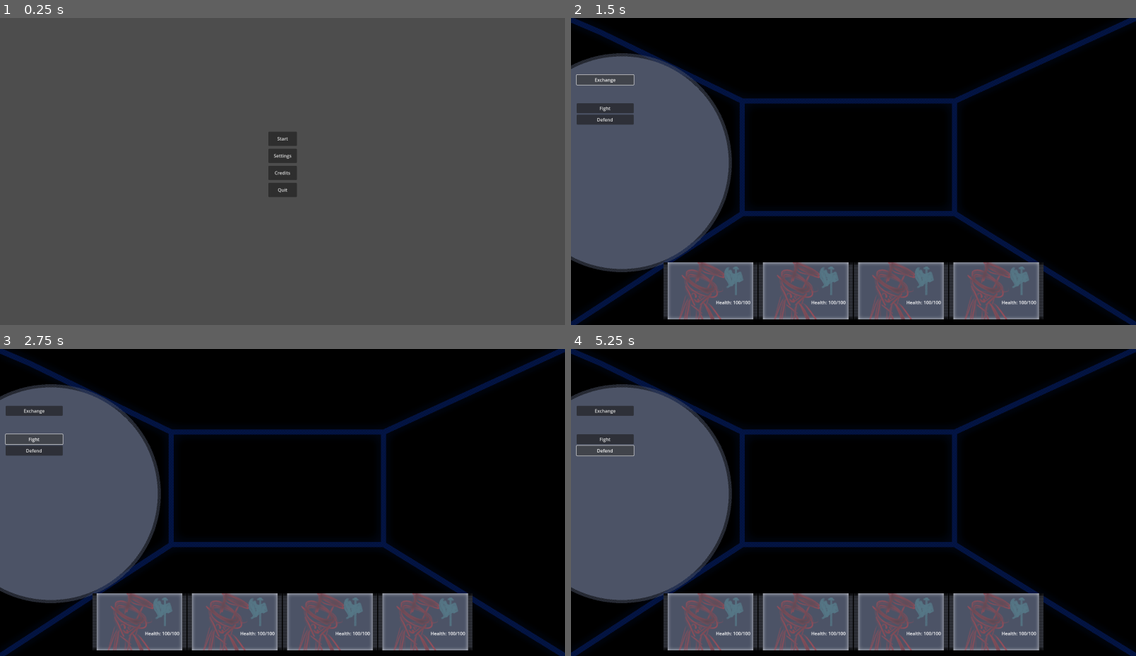
Above: before the commit, frames 1-4 (two rows, left to right).
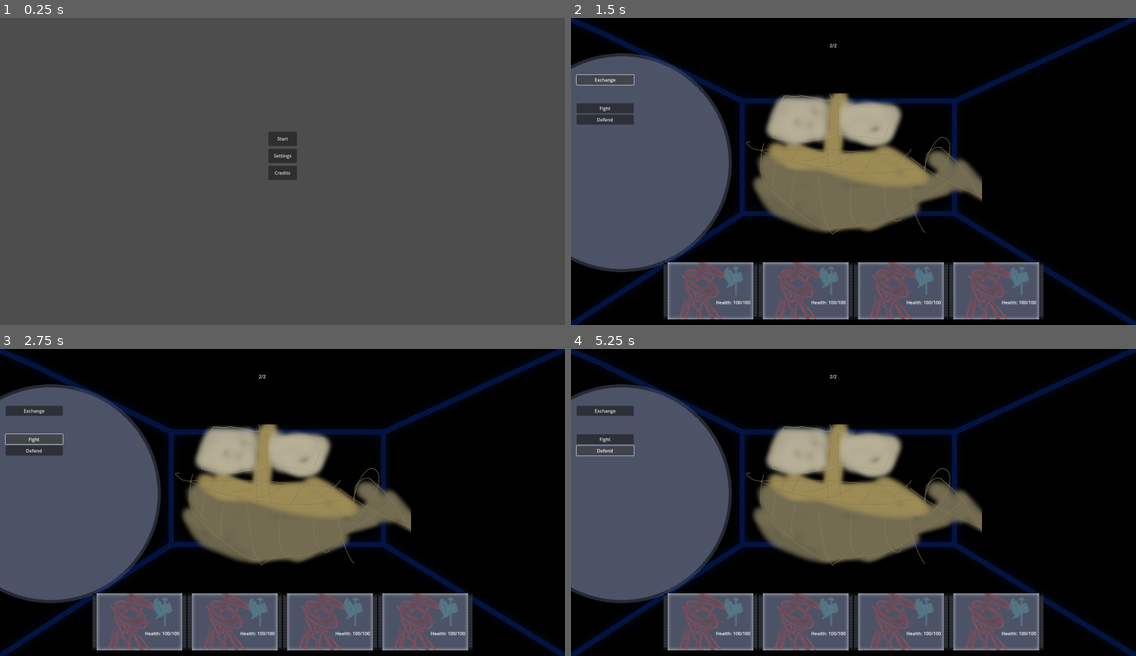
Above: after the commit, the same moments.

Repository: Enzo35/boss-rush-jam-2024.1
Game: Godot game, scene res://main.tscn
The game is run twice, just before and just after one commit, with the same random seed, the same clock (stepped at 60 frames per second) and the same inputs.
Inputs:
- Up to frame 1 (0.25 s): no input
- Up to frame 2 (1.5 s): click "Start" at 0.5 s; click "Exchange" at 1.25 s
- Up to frame 3 (2.75 s): click "Fight" at 2 s
- Up to frame 4 (5.25 s): click "Defend" at 2.75 s; click "Exchange" at 3.5 s; click "Fight" at 4.25 s; click "Defend" at 5 s

The runs differ from the first frame. In frame 1, 0.2% of the frame differs, in the area x 47-53%, y 53-59%; in frame 2, 12%, in the area x 31-73%, y 8-71%; in frame 3, 12%; in frame 4, 12%.

Commit message:
aaaaaaaaaaaaaaaaaaaaaaa

Diff:
--- a/main.gd
+++ b/main.gd
@@ -1,4 +1,8 @@
 extends Control
+
+func _ready():
+	if OS.get_name() != "Windows":
+		$MainMenu/QuitButton.visible = false
 
 
 func _input(event):
--- /dev/null
+++ b/scenes/characters/deepSeaEnemies/pirateShip.tscn
@@ -0,0 +1,28 @@
+[gd_scene load_steps=4 format=3 uid="uid://5i833s4tw7mu"]
+
+[ext_resource type="Script" path="res://scripts/characters/deepSeaEnemies/pirateShip.gd" id="1_f1osk"]
+[ext_resource type="Texture2D" uid="uid://bvg323inh32rw" path="res://assets/characters/deepSeaBosses/boss_pirateShip.png" id="1_vk3gw"]
+[ext_resource type="Script" path="res://scripts/characters/charComponents.gd" id="2_spve8"]
+
+[node name="PirateShip" type="TextureRect"]
+anchors_preset = 8
+anchor_left = 0.5
+anchor_top = 0.5
+anchor_right = 0.5
+anchor_bottom = 0.5
+offset_left = -450.0
+offset_top = -275.0
+offset_right = 450.0
+offset_bottom = 275.0
+grow_horizontal = 2
+grow_vertical = 2
+texture = ExtResource("1_vk3gw")
+script = ExtResource("1_f1osk")
+
+[node name="charComponents" type="Node" parent="."]
+script = ExtResource("2_spve8")
+max_health = 2
+curr_health = 2.0
+attackPower = 30.0
+
+[connection signal="died" from="charComponents" to="." method="_on_char_components_died"]
--- a/scenes/characters/user_char.tscn
+++ b/scenes/characters/user_char.tscn
@@ -1,6 +1,6 @@
 [gd_scene load_steps=2 format=3 uid="uid://dc0r1xrweuvt1"]
 
-[ext_resource type="Script" path="res://scripts/characters/user_char.gd" id="1_c522n"]
+[ext_resource type="Script" path="res://scripts/characters/charComponents.gd" id="1_c522n"]
 
 [node name="UserChar" type="Control"]
 layout_mode = 3
--- a/scenes/hud/battle_commands.tscn
+++ /dev/null
@@ -1,48 +0,0 @@
-[gd_scene load_steps=3 format=3 uid="uid://bab47ewli47iq"]
-
-[ext_resource type="Script" path="res://scripts/characters/BattleCommands.gd" id="1_523jd"]
-[ext_resource type="Texture2D" uid="uid://btyn2pcr5eeou" path="res://assets/hud/BG_battleCommands.png" id="2_wvnab"]
-
-[node name="BattleCommands" type="CanvasLayer"]
-script = ExtResource("1_523jd")
-
-[node name="Holder" type="Control" parent="."]
-layout_mode = 3
-anchors_preset = 9
-anchor_bottom = 1.0
-grow_vertical = 2
-
-[node name="TextureRect" type="TextureRect" parent="Holder"]
-layout_mode = 1
-anchors_preset = 4
-anchor_top = 0.5
-anchor_bottom = 0.5
-offset_top = -540.0
-offset_right = 1980.0
-offset_bottom = 540.0
-grow_vertical = 2
-texture = ExtResource("2_wvnab")
-
-[node name="ExchangeButton" type="Button" parent="Holder"]
-layout_mode = 0
-offset_left = 20.0
-offset_top = 200.0
-offset_right = 220.0
-offset_bottom = 235.0
-text = "Exchange"
-
-[node name="FightButton" type="Button" parent="Holder"]
-layout_mode = 0
-offset_left = 20.0
-offset_top = 300.0
-offset_right = 220.0
-offset_bottom = 335.0
-text = "Fight"
-
-[node name="DefendButton" type="Button" parent="Holder"]
-layout_mode = 0
-offset_left = 20.0
-offset_top = 340.0
-offset_right = 220.0
-offset_bottom = 375.0
-text = "Defend"
--- a/scenes/hud/battle_hud.tscn
+++ b/scenes/hud/battle_hud.tscn
@@ -1,10 +1,93 @@
-[gd_scene load_steps=3 format=3 uid="uid://dohpbe784h00c"]
+[gd_scene load_steps=6 format=3 uid="uid://dohpbe784h00c"]
 
-[ext_resource type="PackedScene" uid="uid://bab47ewli47iq" path="res://scenes/hud/battle_commands.tscn" id="1_ve8bg"]
-[ext_resource type="PackedScene" uid="uid://4w8jmnvp6xq5" path="res://scenes/hud/player_party_hud.tscn" id="2_6kh1e"]
+[ext_resource type="Script" path="res://scripts/hud/battle_hud.gd" id="1_rmcuf"]
+[ext_resource type="Script" path="res://scripts/hud/player_party_hud.gd" id="2_1bpi8"]
+[ext_resource type="Texture2D" uid="uid://btyn2pcr5eeou" path="res://assets/hud/BG_battleCommands.png" id="2_4mled"]
+[ext_resource type="Texture2D" uid="uid://dpt18gwh1cgfa" path="res://assets/characters/troupeChar1.png" id="3_bjwje"]
+[ext_resource type="PackedScene" uid="uid://du2nrgtvwt25y" path="res://scenes/hud/char_block.tscn" id="3_i8x3h"]
 
 [node name="BattleHud" type="CanvasLayer"]
+script = ExtResource("1_rmcuf")
 
-[node name="BattleCommands" parent="." instance=ExtResource("1_ve8bg")]
+[node name="BattleCommandsHolder" type="Control" parent="."]
+layout_mode = 3
+anchors_preset = 9
+anchor_bottom = 1.0
+grow_vertical = 2
 
-[node name="PlayerPartyHUD" parent="." instance=ExtResource("2_6kh1e")]
+[node name="BG" type="TextureRect" parent="BattleCommandsHolder"]
+layout_mode = 1
+anchors_preset = 4
+anchor_top = 0.5
+anchor_bottom = 0.5
+offset_top = -540.0
+offset_right = 1980.0
+offset_bottom = 540.0
+grow_vertical = 2
+texture = ExtResource("2_4mled")
+
+[node name="ExchangeButton" type="Button" parent="BattleCommandsHolder"]
+layout_mode = 0
+offset_left = 20.0
+offset_top = 200.0
+offset_right = 220.0
+offset_bottom = 235.0
+text = "Exchange"
+
+[node name="FightButton" type="Button" parent="BattleCommandsHolder"]
+layout_mode = 0
+offset_left = 20.0
+offset_top = 300.0
+offset_right = 220.0
+offset_bottom = 335.0
+text = "Fight"
+
+[node name="DefendButton" type="Button" parent="BattleCommandsHolder"]
+layout_mode = 0
+offset_left = 20.0
+offset_top = 340.0
+offset_right = 220.0
+offset_bottom = 375.0
+text = "Defend"
+
+[node name="PlayerParty" type="Control" parent="."]
+layout_mode = 3
+anchors_preset = 12
+anchor_top = 1.0
+anchor_right = 1.0
+anchor_bottom = 1.0
+grow_horizontal = 2
+grow_vertical = 0
+script = ExtResource("2_1bpi8")
+redCharTexture = ExtResource("3_bjwje")
+greenCharTexture = ExtResource("3_bjwje")
+blueCharTexture = ExtResource("3_bjwje")
+yellowCharTexture = ExtResource("3_bjwje")
+
+[node name="HBoxContainer" type="HBoxContainer" parent="PlayerParty"]
+layout_mode = 0
+offset_left = 300.0
+offset_top = -220.0
+offset_right = 1680.0
+offset_bottom = -20.0
+alignment = 1
+
+[node name="redChar" parent="PlayerParty/HBoxContainer" instance=ExtResource("3_i8x3h")]
+layout_mode = 2
+
+[node name="greenChar" parent="PlayerParty/HBoxContainer" instance=ExtResource("3_i8x3h")]
+layout_mode = 2
+
+[node name="blueChar" parent="PlayerParty/HBoxContainer" instance=ExtResource("3_i8x3h")]
+layout_mode = 2
+
+[node name="yellowChar" parent="PlayerParty/HBoxContainer" instance=ExtResource("3_i8x3h")]
+layout_mode = 2
+
+[connection signal="pressed" from="BattleCommandsHolder/ExchangeButton" to="." method="_on_exchange_button_pressed"]
+[connection signal="pressed" from="BattleCommandsHolder/FightButton" to="." method="_on_fight_button_pressed"]
+[connection signal="pressed" from="BattleCommandsHolder/DefendButton" to="." method="_on_defend_button_pressed"]
+[connection signal="focused_in" from="PlayerParty/HBoxContainer/redChar" to="." method="_on_red_char_focused_in"]
+[connection signal="focused_in" from="PlayerParty/HBoxContainer/greenChar" to="." method="_on_green_char_focused_in"]
+[connection signal="focused_in" from="PlayerParty/HBoxContainer/blueChar" to="." method="_on_blue_char_focused_in"]
+[connection signal="focused_in" from="PlayerParty/HBoxContainer/yellowChar" to="." method="_on_yellow_char_focused_in"]
--- /dev/null
+++ b/scenes/hud/char_block.gd
@@ -0,0 +1,40 @@
+extends TextureRect
+
+@onready var statsComponents = $charComponents
+
+@onready var healthTracker: Node = $HealthBox/HealthNumber
+
+signal focused_in(focus: Node)
+
+func _ready():
+	healthTracker.text = str(statsComponents.curr_health, "/", statsComponents.max_health)
+
+
+func update_health(new_health):
+	healthTracker.text = str(new_health, "/", statsComponents.max_health)
+
+
+func update_char(charTexture: Texture):
+	$CharTexture.texture = charTexture
+
+
+func update_weapon(newWeapon: String):
+	$WeaponTexture.texture = ResourceLoader.load(newWeapon)
+
+
+func _on_select_button_mouse_entered():
+	$SelectButton.size.y += 50
+	position.y -= 50
+
+
+func _on_select_button_mouse_exited():
+	$SelectButton.size.y -= 50
+	position.y += 50
+
+
+func _on_select_button_pressed():
+	focused_in.emit(self)
+
+
+func _on_char_components_took_damage():
+	update_health(statsComponents.curr_health)
--- a/scenes/hud/char_block.tscn
+++ b/scenes/hud/char_block.tscn
@@ -1,13 +1,19 @@
-[gd_scene load_steps=4 format=3 uid="uid://du2nrgtvwt25y"]
+[gd_scene load_steps=6 format=3 uid="uid://du2nrgtvwt25y"]
 
 [ext_resource type="Texture2D" uid="uid://bdkr3n5lqdwqn" path="res://assets/hud/charBlock.png" id="1_lb6e0"]
+[ext_resource type="Script" path="res://scenes/hud/char_block.gd" id="2_f6ckp"]
 [ext_resource type="Texture2D" uid="uid://dpt18gwh1cgfa" path="res://assets/characters/troupeChar1.png" id="2_vnql3"]
 [ext_resource type="Texture2D" uid="uid://cv7fp1l7pwfmr" path="res://assets/props/halberd.png" id="3_f2xjr"]
+[ext_resource type="Script" path="res://scripts/characters/charComponents.gd" id="3_kokqt"]
 
 [node name="charBlock" type="TextureRect"]
 offset_right = 40.0
 offset_bottom = 40.0
 texture = ExtResource("1_lb6e0")
+script = ExtResource("2_f6ckp")
+
+[node name="charComponents" type="Node" parent="."]
+script = ExtResource("3_kokqt")
 
 [node name="CharTexture" type="TextureRect" parent="."]
 layout_mode = 0
@@ -47,4 +53,18 @@
 
 [node name="HealthNumber" type="Label" parent="HealthBox"]
 layout_mode = 2
-text = "100/100"
+text = "/100"
+
+[node name="SelectButton" type="Button" parent="."]
+modulate = Color(1, 1, 1, 0)
+layout_mode = 1
+anchors_preset = 15
+anchor_right = 1.0
+anchor_bottom = 1.0
+grow_horizontal = 2
+grow_vertical = 2
+
+[connection signal="took_damage" from="charComponents" to="." method="_on_char_components_took_damage"]
+[connection signal="mouse_entered" from="SelectButton" to="." method="_on_select_button_mouse_entered"]
+[connection signal="mouse_exited" from="SelectButton" to="." method="_on_select_button_mouse_exited"]
+[connection signal="pressed" from="SelectButton" to="." method="_on_select_button_pressed"]
--- /dev/null
+++ b/scenes/hud/enemy_layer.tscn
@@ -0,0 +1,11 @@
+[gd_scene format=3 uid="uid://b0yvl54fr4ioc"]
+
+[node name="EnemyLayer" type="CanvasLayer"]
+
+[node name="Holder" type="Control" parent="."]
+layout_mode = 3
+anchors_preset = 15
+anchor_right = 1.0
+anchor_bottom = 1.0
+grow_horizontal = 2
+grow_vertical = 2
--- a/scenes/hud/player_party_hud.tscn
+++ b/scenes/hud/player_party_hud.tscn
@@ -1,8 +1,15 @@
-[gd_scene load_steps=2 format=3 uid="uid://4w8jmnvp6xq5"]
+[gd_scene load_steps=4 format=3 uid="uid://4w8jmnvp6xq5"]
 
+[ext_resource type="Script" path="res://scripts/hud/player_party_hud.gd" id="1_rh08r"]
 [ext_resource type="PackedScene" uid="uid://du2nrgtvwt25y" path="res://scenes/hud/char_block.tscn" id="1_uqjpk"]
+[ext_resource type="Texture2D" uid="uid://dpt18gwh1cgfa" path="res://assets/characters/troupeChar1.png" id="3_aple7"]
 
 [node name="PlayerPartyHUD" type="CanvasLayer"]
+script = ExtResource("1_rh08r")
+redCharTexture = ExtResource("3_aple7")
+greenCharTexture = ExtResource("3_aple7")
+blueCharTexture = ExtResource("3_aple7")
+yellowCharTexture = ExtResource("3_aple7")
 
 [node name="Holder" type="Control" parent="."]
 layout_mode = 3
@@ -21,14 +28,14 @@
 offset_bottom = -20.0
 alignment = 1
 
-[node name="charBlock1" parent="Holder/HBoxContainer" instance=ExtResource("1_uqjpk")]
+[node name="redChar" parent="Holder/HBoxContainer" instance=ExtResource("1_uqjpk")]
 layout_mode = 2
 
-[node name="charBlock2" parent="Holder/HBoxContainer" instance=ExtResource("1_uqjpk")]
+[node name="greenChar" parent="Holder/HBoxContainer" instance=ExtResource("1_uqjpk")]
 layout_mode = 2
 
-[node name="charBlock3" parent="Holder/HBoxContainer" instance=ExtResource("1_uqjpk")]
+[node name="blueChar" parent="Holder/HBoxContainer" instance=ExtResource("1_uqjpk")]
 layout_mode = 2
 
-[node name="charBlock4" parent="Holder/HBoxContainer" instance=ExtResource("1_uqjpk")]
+[node name="yellowChar" parent="Holder/HBoxContainer" instance=ExtResource("1_uqjpk")]
 layout_mode = 2
--- a/scenes/levels/level_1.tscn
+++ b/scenes/levels/level_1.tscn
@@ -1,9 +1,10 @@
-[gd_scene load_steps=5 format=3 uid="uid://cjjt67f1wj6nc"]
+[gd_scene load_steps=6 format=3 uid="uid://ccf70g3rc835w"]
 
-[ext_resource type="Script" path="res://scripts/levels/level_1.gd" id="1_ceujk"]
+[ext_resource type="Script" path="res://scripts/general/battle_settings.gd" id="1_4wksk"]
 [ext_resource type="Texture2D" uid="uid://bcl4l6do67m46" path="res://assets/hud/BG1.png" id="2_f3fdx"]
 [ext_resource type="PackedScene" uid="uid://dohpbe784h00c" path="res://scenes/hud/battle_hud.tscn" id="3_hltfr"]
 [ext_resource type="PackedScene" uid="uid://dc7rnkr1houds" path="res://scenes/hud/pauseMenu.tscn" id="4_fpoqx"]
+[ext_resource type="PackedScene" uid="uid://5i833s4tw7mu" path="res://scenes/characters/deepSeaEnemies/pirateShip.tscn" id="5_vjb5u"]
 
 [node name="Level_1" type="Control"]
 layout_mode = 3
@@ -12,7 +13,7 @@
 anchor_bottom = 1.0
 grow_horizontal = 2
 grow_vertical = 2
-script = ExtResource("1_ceujk")
+script = ExtResource("1_4wksk")
 
 [node name="BG" type="TextureRect" parent="."]
 layout_mode = 1
@@ -23,6 +24,27 @@
 grow_vertical = 2
 texture = ExtResource("2_f3fdx")
 
-[node name="BattleHud" parent="." instance=ExtResource("3_hltfr")]
+[node name="EnemyHealthLabel" type="Label" parent="."]
+layout_mode = 1
+anchors_preset = 5
+anchor_left = 0.5
+anchor_right = 0.5
+offset_left = -84.0
+offset_top = 85.0
+offset_right = 70.0
+offset_bottom = 108.0
+grow_horizontal = 2
+text = "ENEMY HEALTH: 0/0"
+
+[node name="Enemy" parent="." node_paths=PackedStringArray("targets") instance=ExtResource("5_vjb5u")]
+layout_mode = 1
+targets = NodePath("../BattleHud")
+
+[node name="BattleHud" parent="." node_paths=PackedStringArray("attack_target") instance=ExtResource("3_hltfr")]
+attack_target = NodePath("../Enemy")
 
 [node name="PauseMenu" parent="." instance=ExtResource("4_fpoqx")]
+visible = false
+
+[connection signal="fineshed_turn" from="Enemy" to="." method="_on_enemy_fineshed_turn"]
+[connection signal="finised_turn" from="BattleHud" to="." method="_on_battle_hud_finised_turn"]
--- a/scripts/characters/BattleCommands.gd
+++ /dev/null
@@ -1,11 +0,0 @@
-extends CanvasLayer
-
-
-# Called when the node enters the scene tree for the first time.
-func _ready():
-	pass # Replace with function body.
-
-
-# Called every frame. 'delta' is the elapsed time since the previous frame.
-func _process(delta):
-	pass
--- /dev/null
+++ b/scripts/characters/charComponents.gd
@@ -0,0 +1,22 @@
+class_name charComponents
+extends Node
+
+@export var max_health: int = 100
+@export var curr_health: float = 100.0
+@export var attackPower: float = 1.0
+@export var defense: float = 0.0
+
+signal took_damage
+signal died
+
+func take_damage(damage: float):
+	curr_health -= damage - defense
+	took_damage.emit()
+	if curr_health <= 0.:
+		died.emit()
+	took_damage.emit()
+
+
+func attack(target: Node, damageMutplier: float = 1):
+	if target.statsComponents.has_method("take_damage"):
+		target.statsComponents.take_damage(attackPower*damageMutplier)
--- /dev/null
+++ b/scripts/characters/deepSeaEnemies/pirateShip.gd
@@ -0,0 +1,17 @@
+extends TextureRect
+
+@onready var statsComponents: Node = $charComponents
+@export var targets: Node
+
+var dead = false
+
+signal fineshed_turn
+
+func _on_char_components_died():
+	dead = true
+
+func enemy_turn():
+	position.y += 50
+	for i in targets.partyMembers:
+		statsComponents.attack(i)
+	fineshed_turn.emit()
--- a/scripts/characters/user_char.gd
+++ /dev/null
@@ -1 +0,0 @@
-extends Control
--- /dev/null
+++ b/scripts/general/battle_settings.gd
@@ -0,0 +1,19 @@
+extends Node
+
+
+#Get Enemy and Player, then calculate fight
+@onready var enemyBoss = $Enemy
+
+func _process(delta):
+	if !enemyBoss.dead:
+		$EnemyHealthLabel.text = str(enemyBoss.statsComponents.curr_health) + "/" + str(enemyBoss.statsComponents.max_health)
+	else:
+		$EnemyHealthLabel.text = "YOU WIN"
+
+
+func _on_battle_hud_finised_turn():
+	enemyBoss.enemy_turn()
+
+
+func _on_enemy_fineshed_turn():
+	$BattleHud.new_turn()
--- /dev/null
+++ b/scripts/general/player_settings.gd
@@ -0,0 +1,28 @@
+extends Node
+
+var party: Dictionary = {
+	"redChar": {
+		"weapon": "",
+		"powerUP": 0,
+		"defenseUP": 0,
+		"evadeUP": 0,
+	},
+	"greenChar": {
+		"weapon": "",
+		"powerUP": 0,
+		"defenseUP": 0,
+		"evadeUP": 0,
+	},
+	"blueChar": {
+		"weapon": "",
+		"powerUP": 0,
+		"defenseUP": 0,
+		"evadeUP": 0,
+	},
+	"yellowChar": {
+		"weapon": "",
+		"powerUP": 0,
+		"defenseUP": 0,
+		"evadeUP": 0,
+	},
+}
--- a/scripts/general/setVideo.gd
+++ b/scripts/general/setVideo.gd
@@ -1,4 +1,5 @@
 extends Node
+
 
 var WINDOW_RESOLUTION_DIC: Dictionary = {
 	"1980x1080" : Vector2i(1980, 1080),
@@ -13,6 +14,7 @@
 	"Windowed"
 ]
 
+
 func set_resolution(newRes: Vector2i):
 	DisplayServer.window_set_size(newRes)
 
--- /dev/null
+++ b/scripts/hud/battle_hud.gd
@@ -0,0 +1,78 @@
+extends CanvasLayer
+
+@onready var partyMembers = [$BattleHud/PlayerParty/HBoxContainer/redChar, $BattleHud/PlayerParty/HBoxContainer/greenChar,
+	$BattleHud/PlayerParty/HBoxContainer/blueChar, $BattleHud/PlayerParty/HBoxContainer/yellowChar]
+
+var openTurns = []
+var closedTurns = []
+var currTurn = null
+
+@export var attack_target: Node
+
+signal finised_turn
+
+
+func _ready():
+	openTurns = [$PlayerParty/HBoxContainer/redChar, $PlayerParty/HBoxContainer/greenChar,
+	$PlayerParty/HBoxContainer/blueChar, $PlayerParty/HBoxContainer/yellowChar]
+	closedTurns.clear()
+	currTurn = null
+
+
+func new_turn():
+	openTurns = [$PlayerParty/HBoxContainer/redChar, $PlayerParty/HBoxContainer/greenChar,
+	$PlayerParty/HBoxContainer/blueChar, $PlayerParty/HBoxContainer/yellowChar]
+	closedTurns.clear()
+	currTurn = null
+
+	for i in openTurns:
+		i.position.y += 50
+
+
+func process_turn(actor: Node):
+	closedTurns.append(actor)
+	openTurns.erase(actor)
+	currTurn = null
+	print(len(closedTurns))
+	if len(closedTurns) == 4:
+		finised_turn.emit()
+
+
+func _on_fight_button_pressed():
+	if currTurn:
+		currTurn.statsComponents.attack(attack_target)
+		process_turn(currTurn)
+
+
+func _on_defend_button_pressed():
+	if currTurn:
+		#currTurn.statsComponents.attack(attack_target)
+		process_turn(currTurn)
+
+
+func _on_exchange_button_pressed():
+	pass # Replace with function body.
+
+
+func _on_red_char_focused_in(focus):
+	if focus in openTurns:
+		focus.position.y -= 50
+		currTurn = focus
+
+
+func _on_green_char_focused_in(focus):
+	if focus in openTurns:
+		focus.position.y -= 50
+		currTurn = focus
+
+
+func _on_blue_char_focused_in(focus):
+	if focus in openTurns:
+		focus.position.y -= 50
+		currTurn = focus
+
+
+func _on_yellow_char_focused_in(focus):
+	if focus in openTurns:
+		focus.position.y -= 50
+		currTurn = focus
--- /dev/null
+++ b/scripts/hud/player_party_hud.gd
@@ -0,0 +1,21 @@
+extends Node
+
+@onready var playerSettings = preload("res://scripts/general/player_settings.gd").new()
+
+@export var redCharTexture: Texture
+@export var greenCharTexture: Texture
+@export var blueCharTexture: Texture
+@export var yellowCharTexture: Texture
+
+func _ready():
+	$HBoxContainer/redChar.update_char(redCharTexture)
+	#$HBoxContainer/redChar.update_weapon(playerSettings.party['redChar']['weapon'])
+
+	$HBoxContainer/greenChar.update_char(greenCharTexture)
+	#$HBoxContainer/greenChar.update_weapon(playerSettings.party['greenChar']['weapon'])
+
+	$HBoxContainer/blueChar.update_char(blueCharTexture)
+	#$HBoxContainer/blueChar.update_weapon(playerSettings.party['blueChar']['weapon'])
+
+	$HBoxContainer/yellowChar.update_char(yellowCharTexture)
+	#$HBoxContainer/yellowChar.update_weapon(playerSettings.party['yellowChar']['weapon'])
--- a/scripts/levels/level_1.gd
+++ /dev/null
@@ -1,11 +0,0 @@
-extends Control
-
-
-# Called when the node enters the scene tree for the first time.
-func _ready():
-	pass # Replace with function body.
-
-
-# Called every frame. 'delta' is the elapsed time since the previous frame.
-func _process(delta):
-	pass
Binary file added: assets/characters/deepSeaBosses/boss_pirateShip.png
Not shown, added: assets/characters/deepSeaBosses/boss_pirateShip.png.import
